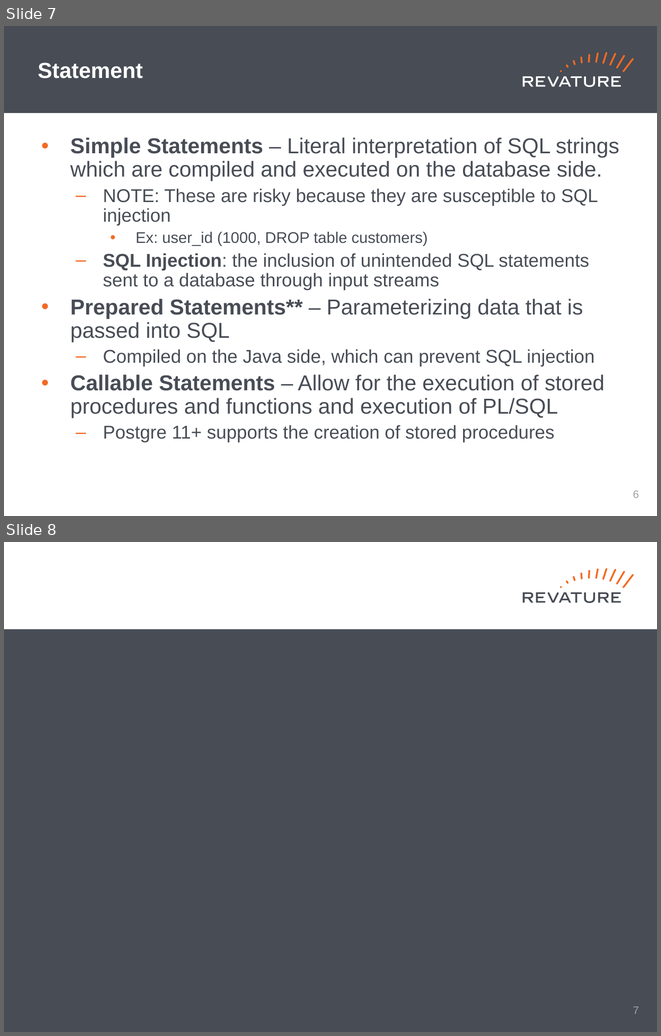
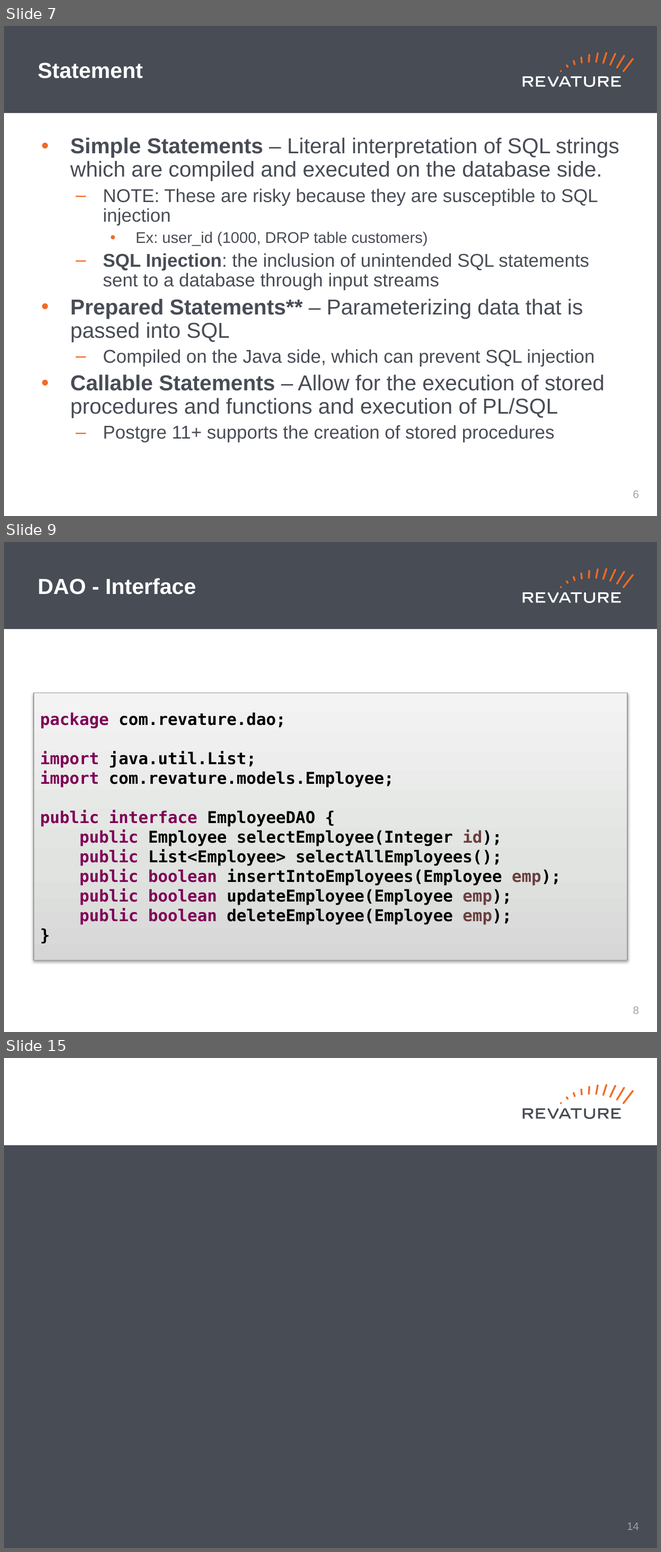
Before and after one commit to jhigherevature/8302021_RAP, a slide deck: powerpoints/Day_26.pptx. Shown one above the other, each under a label of ours: slides 7 and 8 before the commit, slides 7, 9 and 15 after it; the slides between them are not shown. The pictures are 661x1036 and 661x1552 pixels, drawn with LibreOffice and Linux fonts; fonts in the diff are those of the drawing. Boxes give left, top, right and bottom in pixels: in the first picture for what was removed or moved away, otherwise in the second. Text is boxed around its words. In the diff, an @@ line names an element or a change of style, - is before the commit and + after.

```diff
--- a/powerpoints/Day_26.pptx
+++ b/powerpoints/Day_26.pptx
@@ slide 9 added at <box>4,542,657,1032</box>, background #FFFFFF; not listed: 19 template elements that a slide beside it also shows @@
@@ title added at <box>38,578,196,594</box>, 24 pt, text #FFFFFF, bold @@
+DAO - Interface
@@ rectangle added at <box>33,693,627,960</box>, fill gradient #D6D7D6 to #E2E2E2 to #F4F4F4, outline #9C9D9C 0.75 pt, 18 pt, text #000000, bold @@
+package com.revature.dao;
+import java.util.List;
+import com.revature.models.Employee;
+public interface EmployeeDAO {
+public Employee selectEmployee(Integer id);
+public List<Employee> selectAllEmployees();
+public boolean insertIntoEmployees(Employee emp);
+public boolean updateEmployee(Employee emp);
+public boolean deleteEmployee(Employee emp);
+}
@@ page number added at <box>633,1006,639,1014</box>, 12 pt, text #A0A1A0 @@
+8
@@ what was slide 8 is now slide 15 @@
@@ page number at <box>627,1522,639,1530</box>: text changed @@
-7
+14
```
Also in this commit, not shown: 6 other slides added, 4 other files.
